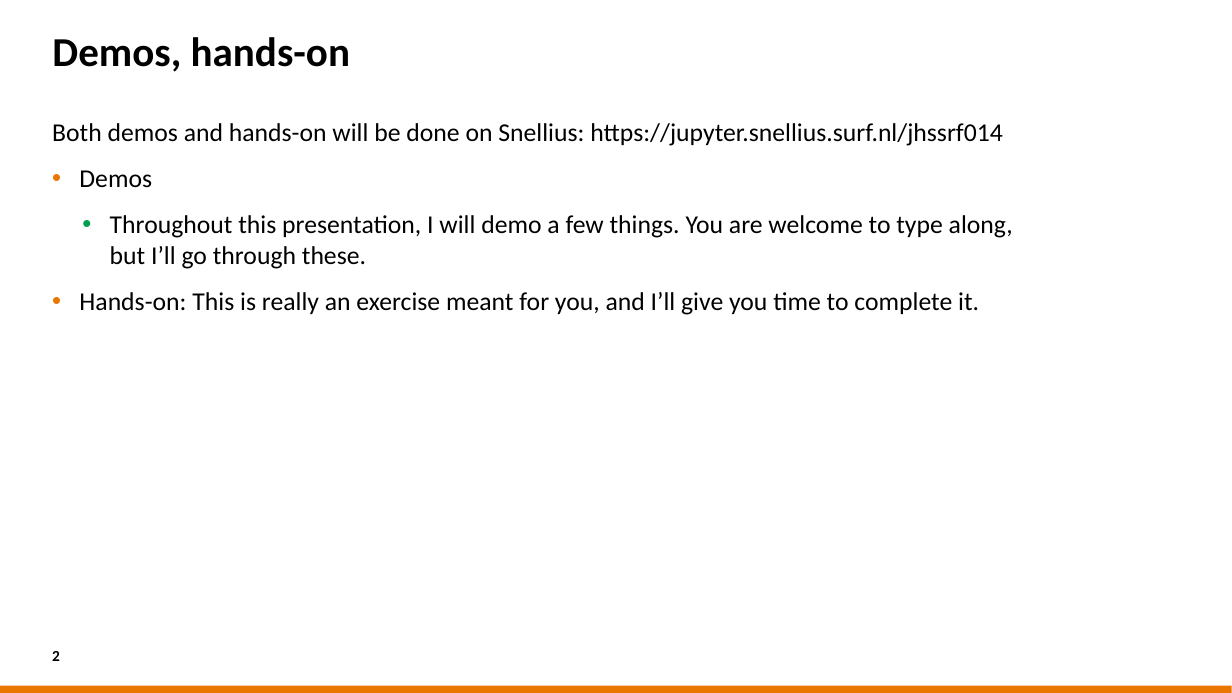
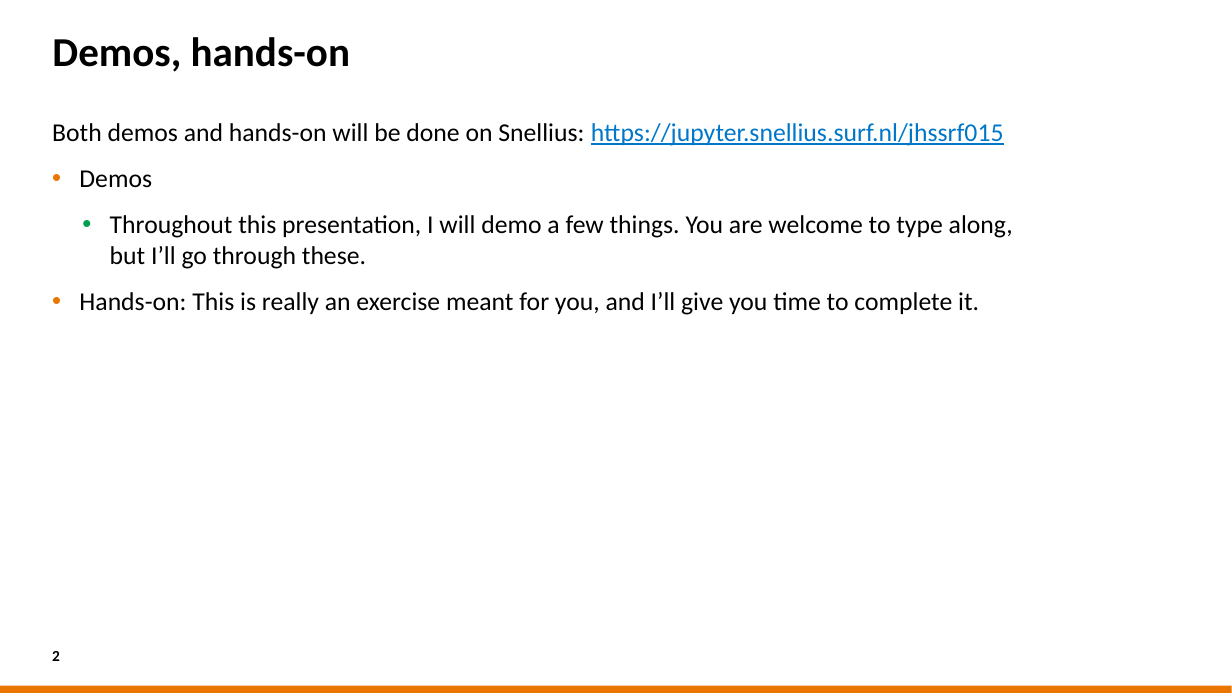
Before and after one commit to sara-nl/HPML-course-materials, a slide deck: slide 2 of Day2/slides/Software_installations_on_HPC_systems.pptx. Drawn at 1232x693 pixels with LibreOffice and Linux fonts; fonts in the diff are those of the drawing; background and template pictures are left out. Boxes give left, top, right and bottom in pixels: in the first picture for what was removed or moved away, otherwise in the second. Text is boxed around its words. In the diff, an @@ line names an element or a change of style, - is before the commit and + after.

```diff
--- a/Day2/slides/Software_installations_on_HPC_systems.pptx
+++ b/Day2/slides/Software_installations_on_HPC_systems.pptx
@@ text at (x1=52, y1=123, x2=1004, y2=146): text changed; text colour #000000 to #0077C8 @@
-Both demos and hands-on will be done on Snellius: https://jupyter.snellius.surf.nl/jhssrf014
+Both demos and hands-on will be done on Snellius: https://jupyter.snellius.surf.nl/jhssrf015
```
Also in this commit, not shown: 17 other slides changed, 5 slides added, 1 slide removed.
